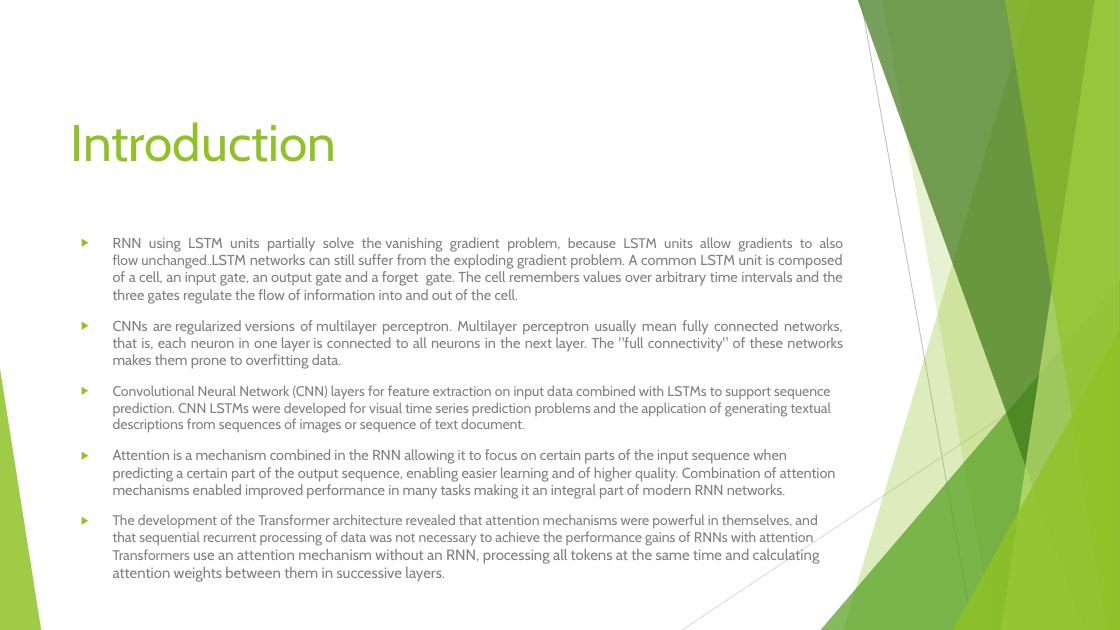
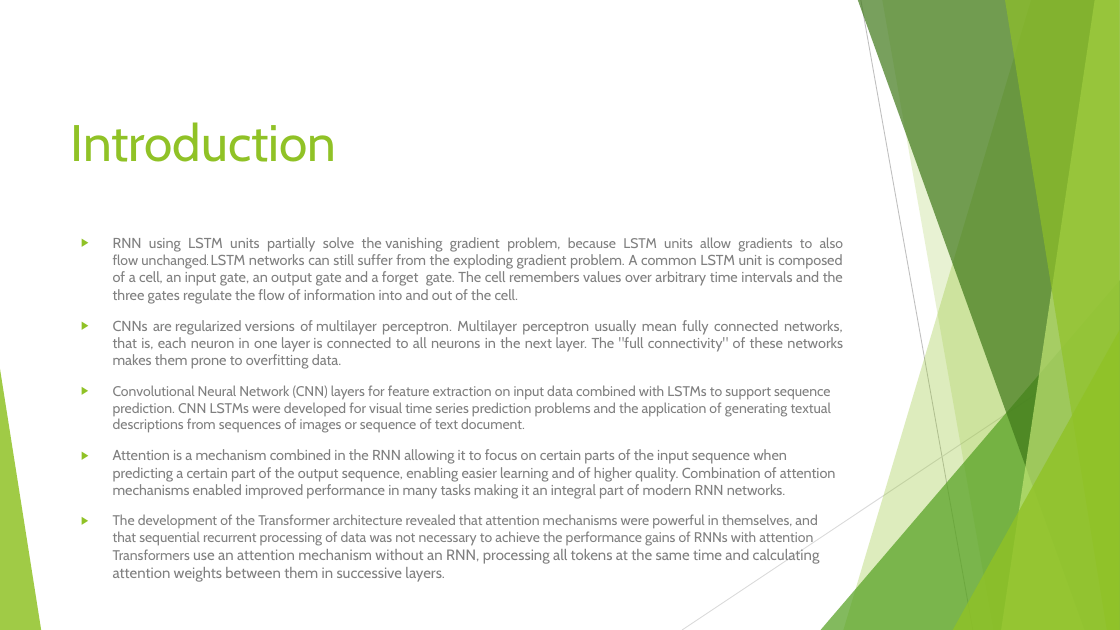
Before and after one commit to satya1013/Fake-News-1, a slide deck: slide 3 of Fake News.pptx. Drawn at 1120x630 pixels with LibreOffice and Linux fonts; fonts in the diff are those of the drawing. Boxes give left, top, right and bottom in pixels: in the first picture for what was removed or moved away, otherwise in the second. Text is boxed around its words. In the diff, an @@ line names an element or a change of style, - is before the commit and + after.

```diff
--- a/Fake News.pptx
+++ b/Fake News.pptx
@@ text at [113, 237, 843, 304]: text changed @@
-▶ RNN using LSTM units partially solve the vanishing gradient problem, because LSTM units allow gradients to also flow unchanged..LSTM networks can still suffer from the exploding gradient problem. A common LSTM unit is composed of a cell, an input gate, an output gate and a forget gate. The cell remembers values over arbitrary time intervals and the three gates regulate the flow of information into and out of the cell.
+▶ RNN using LSTM units partially solve the vanishing gradient problem, because LSTM units allow gradients to also flow unchanged. LSTM networks can still suffer from the exploding gradient problem. A common LSTM unit is composed of a cell, an input gate, an output gate and a forget gate. The cell remembers values over arbitrary time intervals and the three gates regulate the flow of information into and out of the cell.
```
Also in this commit, not shown: 1 other slide changed, 6 slides added.
